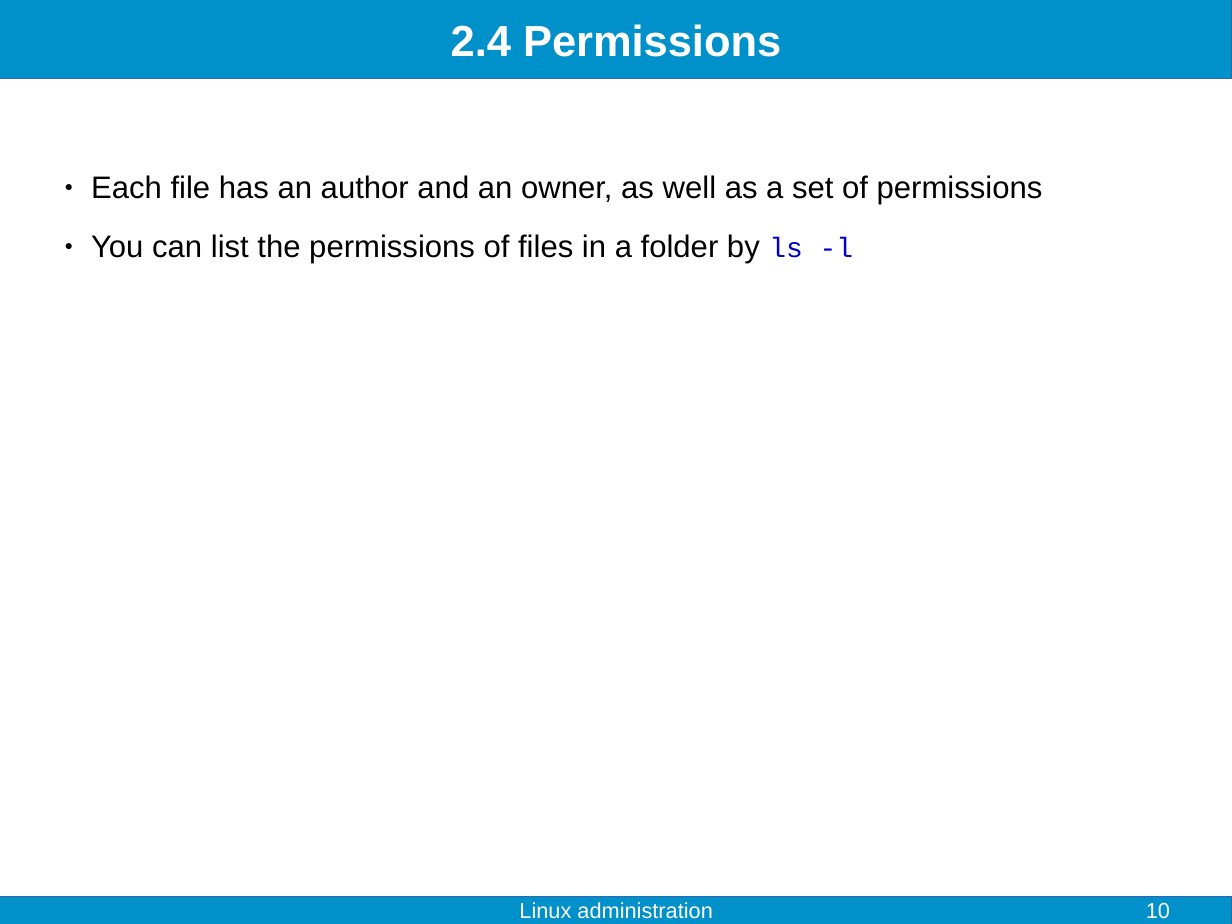
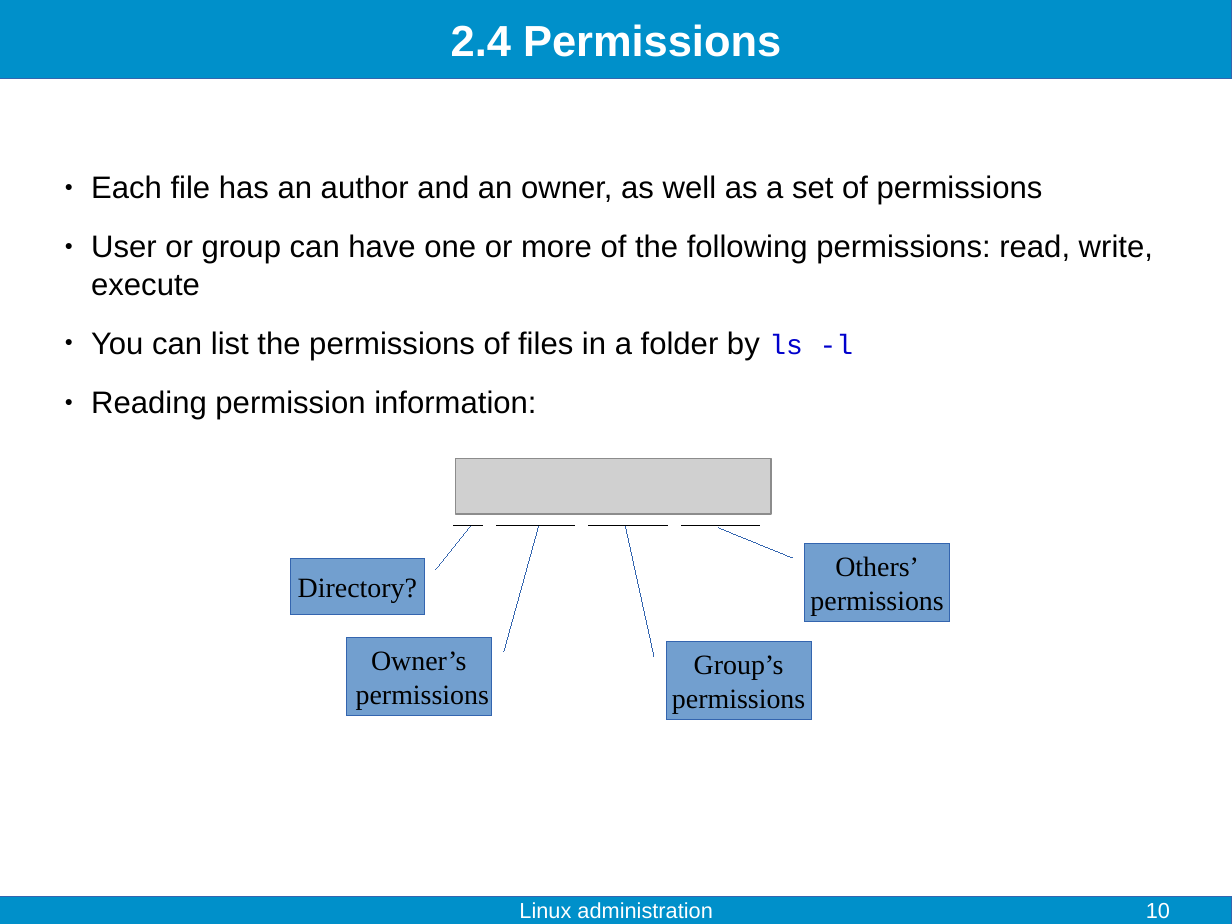
Before and after one commit to fjelltopp/training, a slide deck: slide 10 of linux_administration/linux_administration.odp. Drawn at 1232x924 pixels with LibreOffice and Linux fonts; fonts in the diff are those of the drawing; grey boxes stand for pictures. Boxes give left, top, right and bottom in pixels: in the first picture for what was removed or moved away, otherwise in the second. Text is boxed around its words. In the diff, an @@ line names an element or a change of style, - is before the commit and + after.

Commit message:
permissions training files

```diff
--- a/linux_administration/linux_administration.odp
+++ b/linux_administration/linux_administration.odp
@@ text at <box>91,234,1153,296</box>: paragraph added @@
+● User or group can have one or more of the following permissions: read, write, execute
@@ text at <box>91,390,536,420</box>: paragraph added @@
+● Reading permission information:
@@ picture added at <box>456,458,771,514</box> @@
@@ line added from (454, 525) to (483, 525), #000000 0 pt @@
@@ line added from (496, 525) to (575, 525), #000000 0 pt @@
@@ line added from (589, 525) to (667, 525), #000000 0 pt @@
@@ line added from (682, 525) to (760, 525), #000000 0 pt @@
@@ border callout added at <box>291,559,425,615</box>, fill #729FCF, outline #3465AF 0 pt, 18 pt, text #000000 @@
+Directory?
@@ border callout added at <box>805,543,950,622</box>, fill #729FCF, outline #3465AF 0 pt, 18 pt, text #000000 @@
+Others’
+permissions
@@ border callout added at <box>347,637,492,715</box>, fill #729FCF, outline #3465AF 0 pt, 18 pt, text #000000 @@
+Owner’s
+permissions
@@ border callout added at <box>666,642,812,720</box>, fill #729FCF, outline #3465AF 0 pt, 18 pt, text #000000 @@
+Group’s
+permissions
```
Also in this commit, not shown: 3 other slides changed, 1 slide added, 7 other files.
